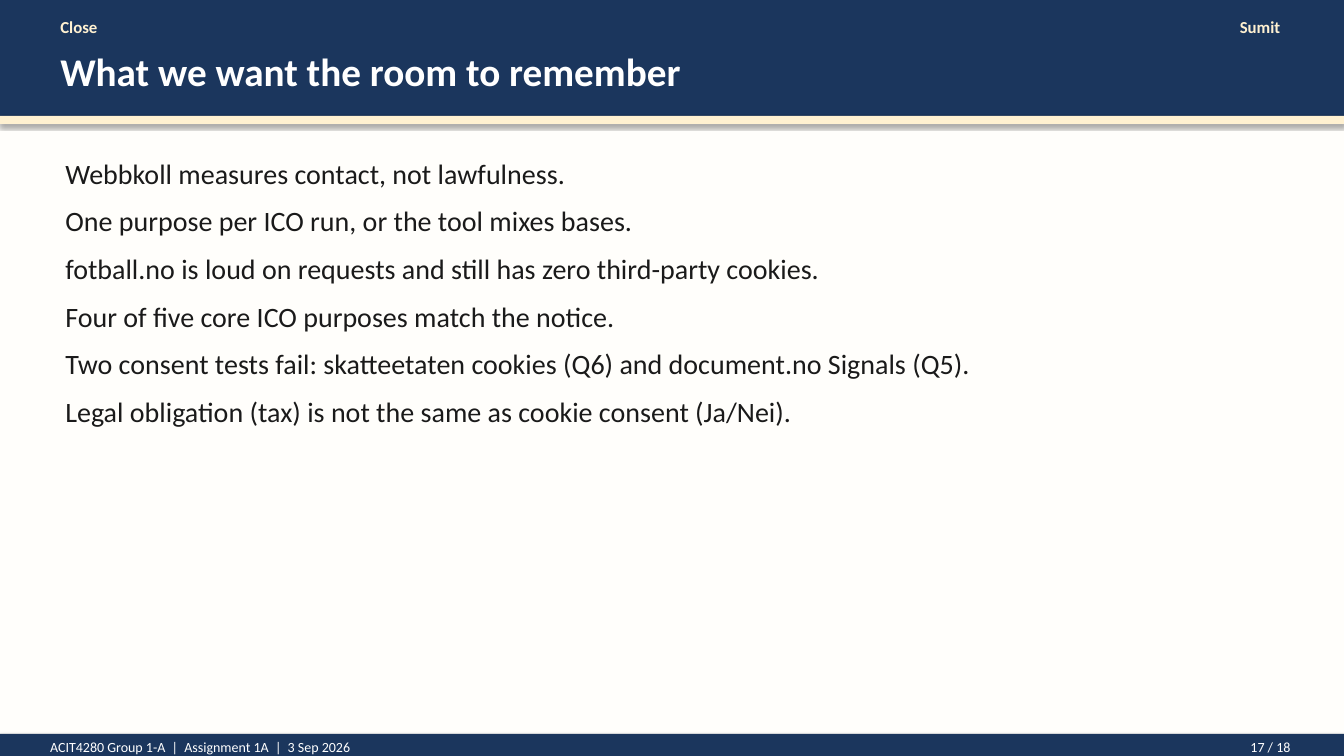
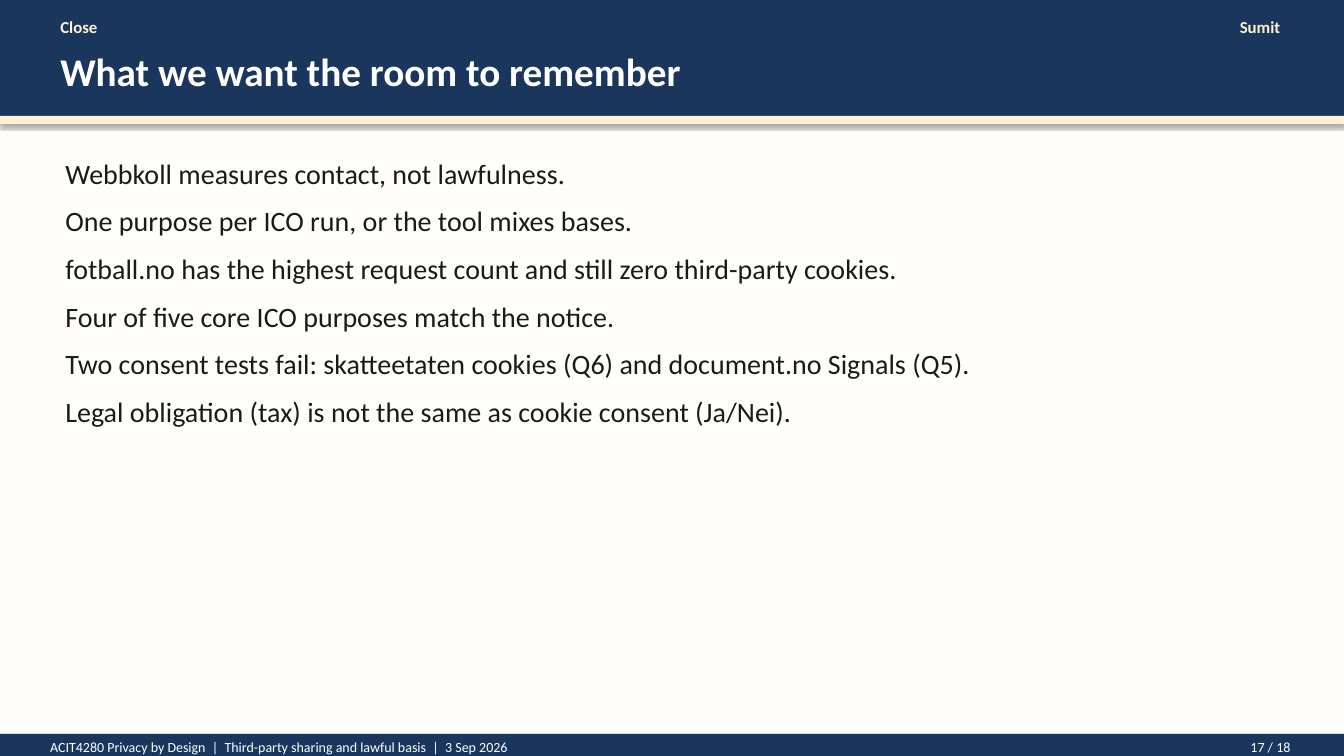
Before and after one commit to kasa031/Bacheloroppgave, a slide deck: slide 17 of ACIT4280_1A_presentation.pptx. Drawn at 1344x756 pixels with LibreOffice and Linux fonts; fonts in the diff are those of the drawing. Boxes give left, top, right and bottom in pixels: in the first picture for what was removed or moved away, otherwise in the second. Text is boxed around its words. In the diff, an @@ line names an element or a change of style, - is before the commit and + after.

```diff
--- a/ACIT4280_1A_presentation.pptx
+++ b/ACIT4280_1A_presentation.pptx
@@ text at (x1=65, y1=259, x2=896, y2=284): text changed @@
-fotball.no is loud on requests and still has zero third-party cookies.
+fotball.no has the highest request count and still zero third-party cookies.
@@ text at (x1=50, y1=742, x2=507, y2=755): text changed @@
-ACIT4280 Group 1-A | Assignment 1A | 3 Sep 2026
+ACIT4280 Privacy by Design | Third-party sharing and lawful basis | 3 Sep 2026
```
Also in this commit, not shown: 17 other slides changed, 13 other files.
